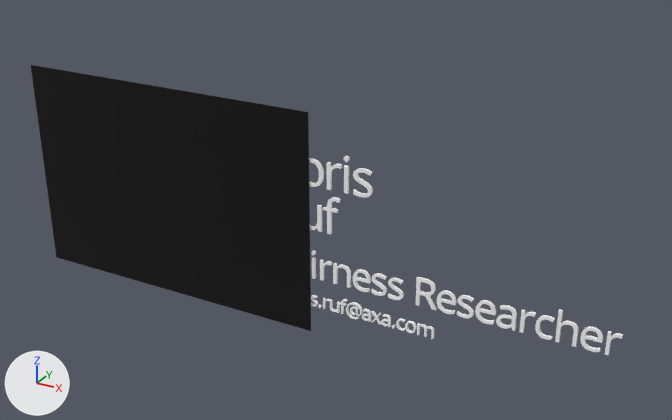
The glTF model 3D/Boris.gltf: old version first, new version second.
Before and after are seen from a 50 mm camera at (0.335, -0.52, 0.363) aimed at (0.037, 0.022, 0.092). Arrows for +X, +Y and +Z are at lower left; the lights stay in place. Where no turn or scale is listed for an object, it has been applied to the vertices.

In view in the first picture: 'Boris', 'R.001', 'a.001', 'c', 'e', 'e.001', 'e.002', 'e.003', 'f', 'h', 'i', 'n', 'o', 'r', 'r.001', 'r.002', 'r.003', 's', 's.001', 's.002', 's.003', 'u'.
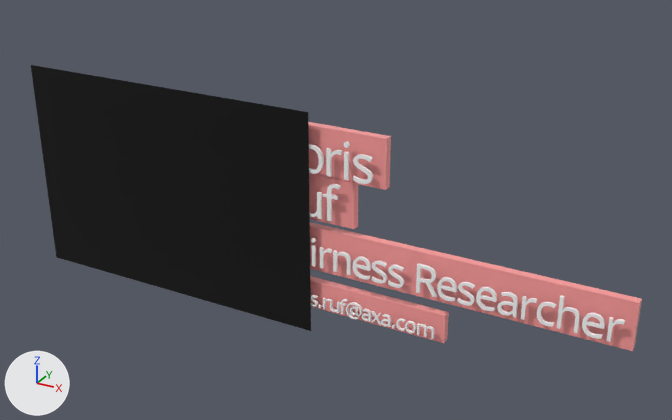
Boxes (x1, y1, x2, y2) around the edits, measured in the pictures (672 x 420 px):
'Box 2', added (pink): after (310, 222, 642, 351)
'Box', added (pink): after (308, 122, 391, 190)
'Box 1', added (pink): after (310, 276, 449, 343)
'Box 3', added (pink): after (309, 173, 358, 229)
'e.003', moved: before (580, 326, 603, 352); after (582, 313, 605, 339)
'R.001', moved: before (415, 277, 437, 310); after (416, 263, 437, 297)
'a.001', moved: before (496, 305, 517, 331); after (497, 292, 518, 318)
'e.002', moved: before (475, 300, 496, 324); after (476, 287, 497, 311)
's', moved: before (353, 168, 373, 198); after (353, 154, 373, 184)
'h', moved: before (555, 309, 578, 347); after (557, 296, 580, 333)
'e.001', moved: before (437, 290, 456, 314); after (437, 277, 457, 301)
'e', moved: before (353, 269, 371, 292); after (353, 256, 371, 280)
's.003', moved: before (457, 295, 474, 319); after (458, 282, 475, 306)
'f', moved: before (323, 197, 341, 234); after (322, 184, 341, 221)
'c', moved: before (535, 315, 555, 340); after (537, 302, 556, 327)
'n', moved: before (333, 263, 351, 288); after (333, 250, 351, 275)
'o', moved: before (309, 158, 324, 187); after (309, 144, 324, 174)
's.002', moved: before (388, 277, 404, 300); after (388, 265, 404, 288)
's.001', moved: before (371, 273, 387, 296); after (372, 261, 387, 283)
'r', moved: before (326, 162, 342, 190); after (326, 148, 342, 177)
'r.003', moved: before (605, 331, 623, 355); after (606, 317, 625, 342)
'u', moved: before (310, 205, 322, 232); after (310, 192, 322, 219)
'r.002', moved: before (519, 309, 536, 333); after (521, 296, 537, 320)
'r.001', moved: before (320, 259, 332, 281); after (320, 247, 332, 269)
'i.001', moved: before (311, 250, 316, 279); after (311, 238, 316, 267)

What changed in the scene script:
```text
Change ob_o:
    ob_o.location: (0.0179, 0.0029, 0.1165) -> (0.0179, 0.0029, 0.1265)
Change ob_r:
    ob_r.location: (0.0381, 0.0029, 0.1165) -> (0.0381, 0.0029, 0.1265)
Change ob_i:
    ob_i.location: (0.0517, 0.0029, 0.1165) -> (0.0517, 0.0029, 0.1265)
Change ob_s:
    ob_s.location: (0.0601, 0.0029, 0.1165) -> (0.0601, 0.0029, 0.1265)
Change ob_u:
    ob_u.location: (0.017, 0.0029, 0.0829) -> (0.017, 0.0029, 0.0929)
Change ob_f:
    ob_f.location: (0.0374, 0.0029, 0.0829) -> (0.0374, 0.0029, 0.0929)
Change ob_i_001:
    ob_i_001.location: (0.026, 0.0029, 0.0441) -> (0.026, 0.0029, 0.0541)
Change ob_r_001:
    ob_r_001.location: (0.0328, 0.0029, 0.0441) -> (0.0328, 0.0029, 0.0541)
Change ob_n:
    ob_n.location: (0.0439, 0.0029, 0.0441) -> (0.0439, 0.0029, 0.0541)
Change ob_e:
    ob_e.location: (0.0604, 0.0029, 0.0441) -> (0.0604, 0.0029, 0.0541)
Change ob_s_001:
    ob_s_001.location: (0.0756, 0.0029, 0.0441) -> (0.0756, 0.0029, 0.0541)
Change ob_s_002:
    ob_s_002.location: (0.0885, 0.0029, 0.0441) -> (0.0885, 0.0029, 0.0541)
Change ob_r_001_1:
    ob_r_001_1.location: (0.1084, 0.0029, 0.0441) -> (0.1084, 0.0029, 0.0541)
Change ob_e_001:
    ob_e_001.location: (0.125, 0.0029, 0.0441) -> (0.125, 0.0029, 0.0541)
Change ob_s_003:
    ob_s_003.location: (0.1402, 0.0029, 0.0441) -> (0.1402, 0.0029, 0.0541)
Change ob_e_002:
    ob_e_002.location: (0.1531, 0.0029, 0.0441) -> (0.1531, 0.0029, 0.0541)
Change ob_a_001:
    ob_a_001.location: (0.1682, 0.0029, 0.0441) -> (0.1682, 0.0029, 0.0541)
Change ob_r_002:
    ob_r_002.location: (0.1832, 0.0029, 0.0441) -> (0.1832, 0.0029, 0.0541)
Change ob_c:
    ob_c.location: (0.1943, 0.0029, 0.0441) -> (0.1943, 0.0029, 0.0541)
Change ob_h:
    ob_h.location: (0.2071, 0.0029, 0.0441) -> (0.2071, 0.0029, 0.0541)
Change ob_e_003:
    ob_e_003.location: (0.2237, 0.0029, 0.0441) -> (0.2237, 0.0029, 0.0541)
Change ob_r_003:
    ob_r_003.location: (0.2388, 0.0029, 0.0441) -> (0.2388, 0.0029, 0.0541)
Add ob_box:
    ob_box = bpy.data.objects.new('Box', me_mesh_3_1)  # a box spanning x -0.0451..0.0451, y -0.003..0.003, z 0.0..0.0365; in mat_box_material (pink #ff9e9d)
    ob_box.location = (0.0385, 0.01, 0.1223)
Add ob_box_3:
    ob_box_3 = bpy.data.objects.new('Box 3', me_mesh_2_1)  # a box spanning x -0.0333..0.0333, y -0.003..0.003, z 0.0..0.0365; in mat_box_material_3 (pink #ff9e9d)
    ob_box_3.location = (0.0265, 0.01, 0.0878)
Add ob_box_2:
    ob_box_2 = bpy.data.objects.new('Box 2', me_mesh_1_1)  # a box spanning x -0.132..0.132, y -0.003..0.003, z 0.0..0.034; in mat_box_material_2 (pink #ff9e9d)
    ob_box_2.location = (0.1252, 0.01, 0.0478)
Add ob_box_1:
    ob_box_1 = bpy.data.objects.new('Box 1', me_mesh_0_1)  # a box spanning x -0.0689..0.0689, y -0.003..0.003, z 0.0..0.022; in mat_box_material_1 (pink #ff9e9d)
    ob_box_1.location = (0.0625, 0.01, 0.0161)
```
